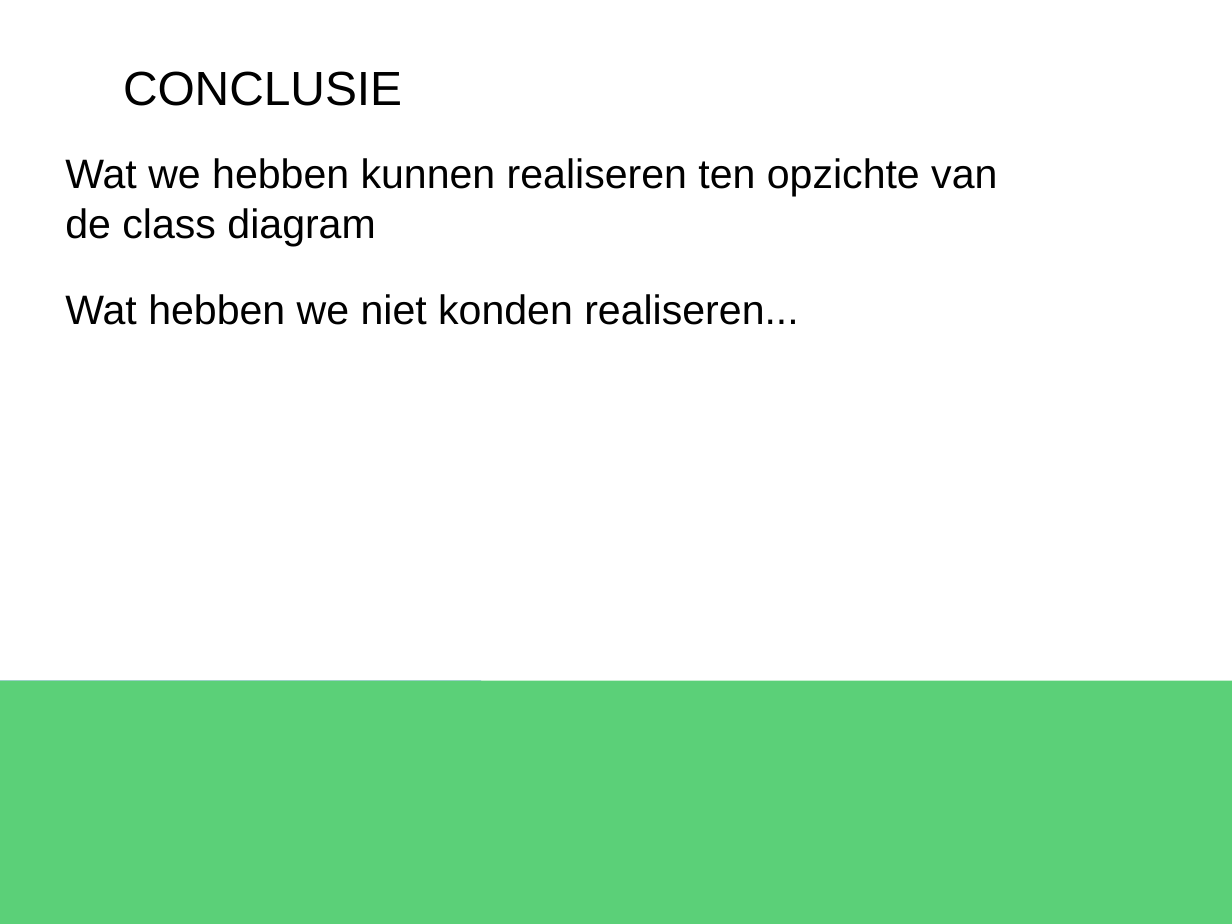
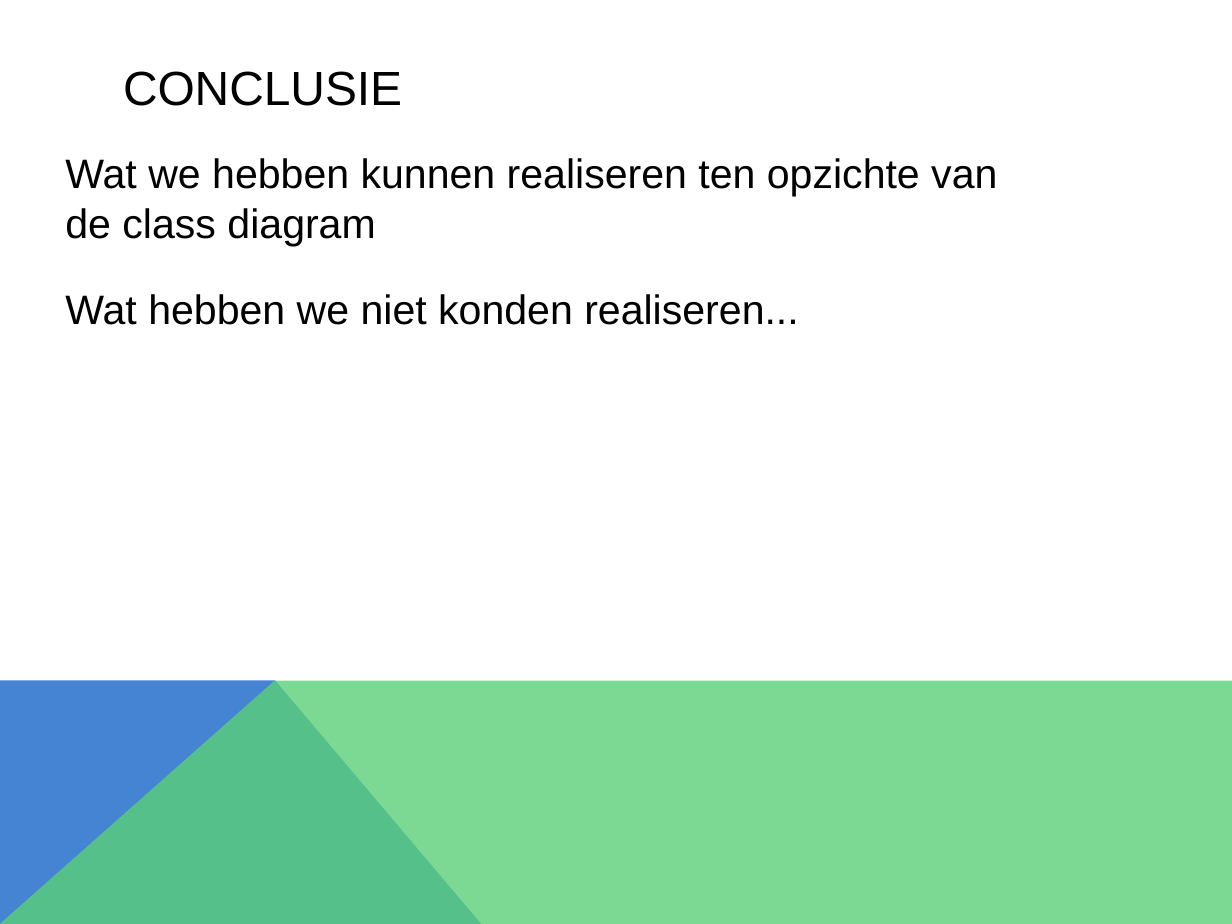
Before and after one commit to Dinilson/XNARaceGame, a slide deck: slide 7 of PRESENTATIE racegame project.pptx. Drawn at 1232x924 pixels with LibreOffice and Linux fonts; fonts in the diff are those of the drawing. Boxes give left, top, right and bottom in pixels: in the first picture for what was removed or moved away, otherwise in the second. Text is boxed around its words. In the diff, an @@ line names an element or a change of style, - is before the commit and + after.

```diff
--- a/PRESENTATIE racegame project.pptx
+++ b/PRESENTATIE racegame project.pptx
@@ rectangle removed at box(0, 680, 482, 924) @@
@@ rectangle removed at box(0, 680, 1232, 924) @@
@@ freeform shape added at box(0, 680, 482, 924), fill #4584D3 @@
@@ freeform shape added at box(0, 680, 1232, 924), fill #5BD078 at 80% opacity @@
```
Also in this commit, not shown: 7 other slides changed.
